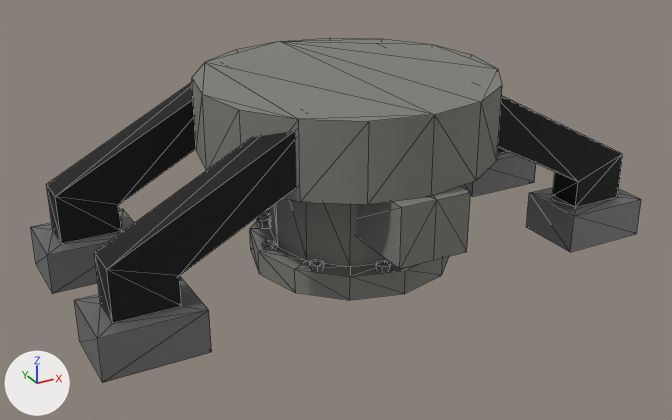
The glTF model assets/models/buildings/well_pump.gltf: old version first, new version second.
The view is the same before and after, from a 50 mm camera at (-2.6, -4.54, 2.58) aimed at (-0.11, -0.02, 0.31). Arrows for +X, +Y and +Z are at lower left; the lights stay in place. Mesh edges are drawn as thin lines. Vertices at the same position are counted once.

The scene before the commit, as lines of its bpy script (objects in view):
```python
me_cylinder_001 = bpy.data.meshes.new('Cylinder.001')
me_cylinder_001.from_pydata(...)  # 259 vertices, 421 faces; spans x -1.76..1.76, y -0.89..0.95, z 0.0..1.13
# faces by material slot: [204, 153, 64]
me_cylinder_001.materials.append(mat_material_002)  # grey #7e7f7a
me_cylinder_001.materials.append(mat_material_003)  # grey #8f8f8f
me_cylinder_001.materials.append(mat_material)  # black #000000
ob_cylinder = bpy.data.objects.new('Cylinder', me_cylinder_001)
ob_cylinder.location = (0.0, 0.0, 0.0)
```
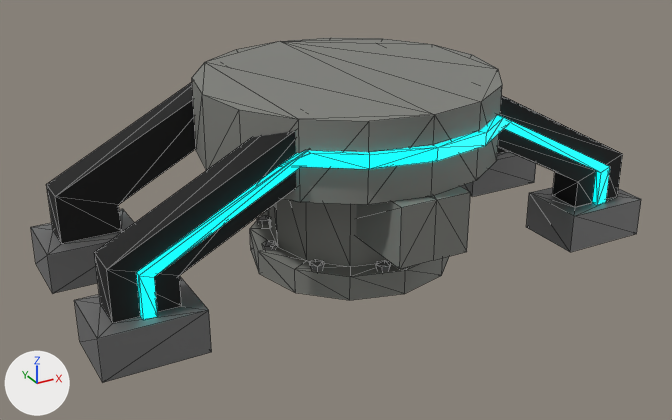
Commit message: improved well pump model

The edits, one by one:
Material 'Material.001' (mat_material_001) is new.
Its base color is (0.0, 0.0, 0.0) (black #000000).
Its emission color is (0.0, 1.0, 1.0) (cyan #00ffff).
Its emission strength is 1.0.
me_cylinder_001 is used by ob_cylinder; location (0.0, 0.0, 0.0).
me_cylinder_001 had 259 vertices, 421 faces and spanned x -1.76..1.76, y -0.89..0.95, z 0.0..1.13.
me_cylinder_001 now has 267 vertices, 431 faces and spans x -1.76..1.76, y -0.89..0.95, z 0.0..1.13.
Part 1, on me_cylinder_001:
4 faces are deleted.
8 vertices are added at x 0.45..1.52, y -0.6..-0.56, z 0.24..1.01.
14 new faces join them, mat_material (black #000000).
Mesh me_cylinder is new.
It has 44 vertices, 56 faces and spans x -0.74..0.74, y -0.89..0.99, z 0.89..0.97.
It uses material mat_material_001 (black #000000).
Mesh me_cylinder_003 is new.
It has 48 vertices, 56 faces and spans x -1.52..1.52, y -0.6..0.71, z 0.24..1.01.
It uses material mat_material_001 (black #000000).
Object 'Cylinder.002' (ob_cylinder_002) is new; it shows me_cylinder.
Its location is (0.0, 0.0, 0.0).
Object 'Cylinder.001' (ob_cylinder_001) is new; it shows me_cylinder_003.
Its location is (0.0, 0.0, 0.0).

Pixel boxes [x1, y1, x2, y2] of what changed, in the pictures (672 x 420 px):
'Cylinder.001', added: after [136, 120, 610, 320]
'Cylinder.002', added: after [281, 115, 508, 169]
part 1 of me_cylinder_001, built on: [498, 96, 623, 207] in both
